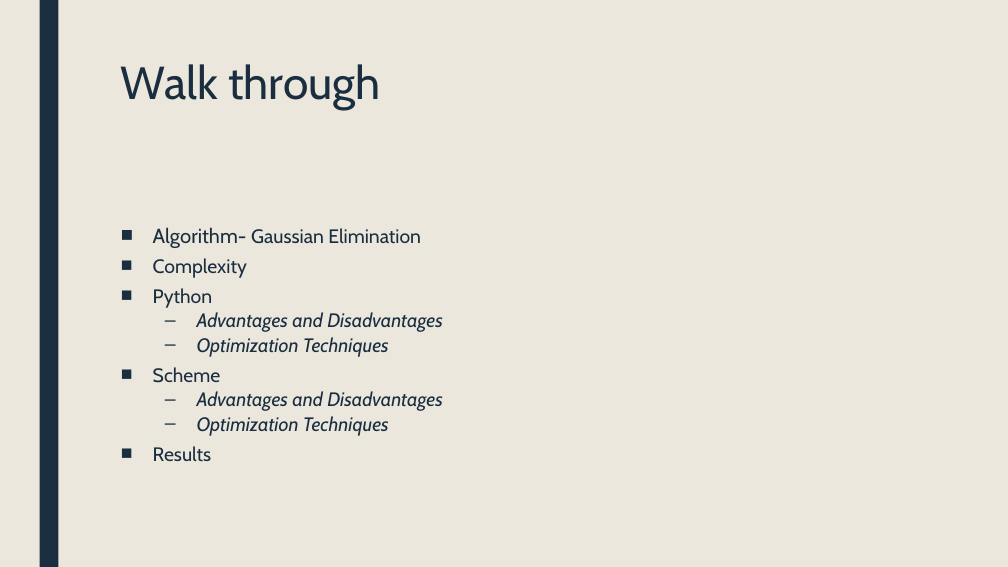
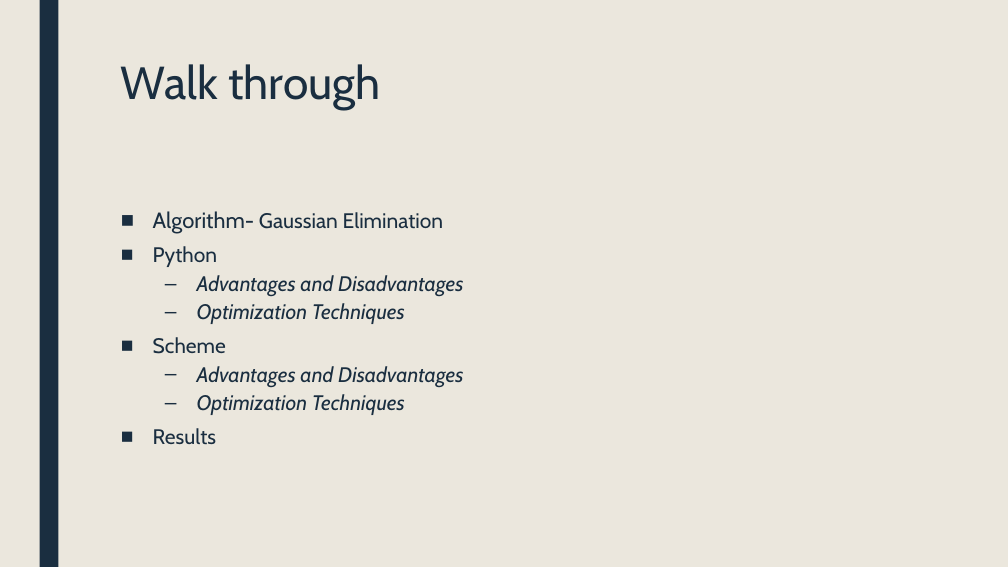
Before and after one commit to VitalMarciano/Matrix-methods, a slide deck: slide 2 of Matrix_Properties_Algorithms[1].pptx. Drawn at 1008x567 pixels with LibreOffice and Linux fonts; fonts in the diff are those of the drawing. Boxes give left, top, right and bottom in pixels: in the first picture for what was removed or moved away, otherwise in the second. Text is boxed around its words. In the diff, an @@ line names an element or a change of style, - is before the commit and + after.

```diff
--- a/Matrix_Properties_Algorithms[1].pptx
+++ b/Matrix_Properties_Algorithms[1].pptx
@@ text "Algorithm- Gaussian Elimination": place and size @@
-text "Algorithm- Gaussian Elimination" at (153,227,443,461)
+text "Algorithm- Gaussian Elimination" at (153,211,463,445)
@@ text "Algorithm- Gaussian Elimination" at (153,211,463,445): size 19.4 to 21 pt in "Algorithm-"; size 18.5 to 20 pt; line spacing 0.74 to 0.84 @@
@@ text at (153,258,247,278): paragraph removed @@
-■ Complexity
```
Also in this commit, not shown: 9 other slides changed, 1 slide added, 2 other files.
